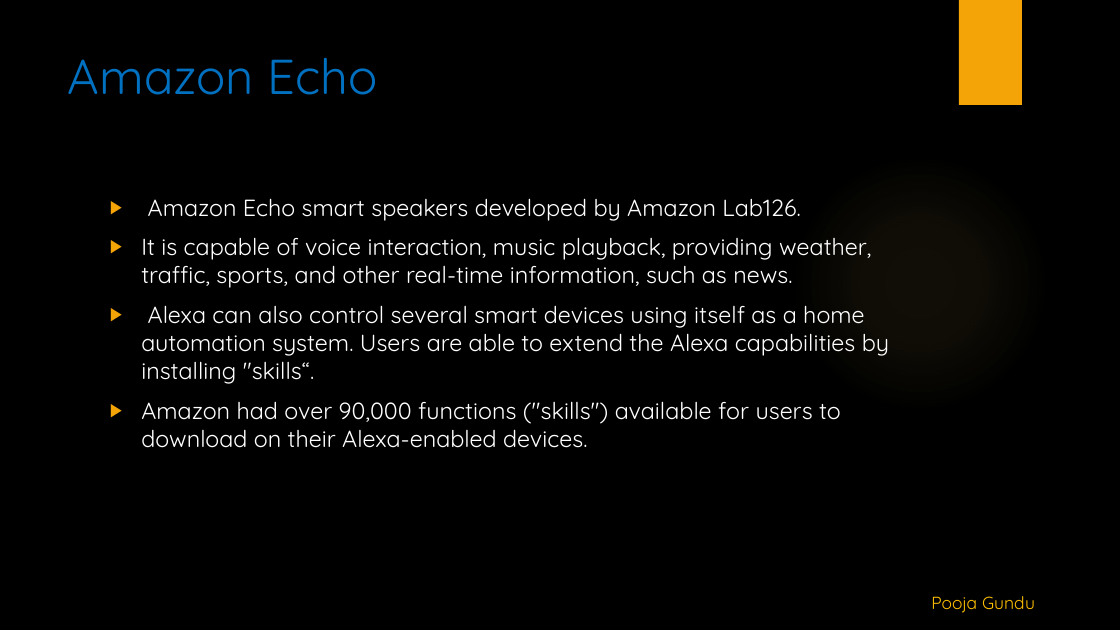
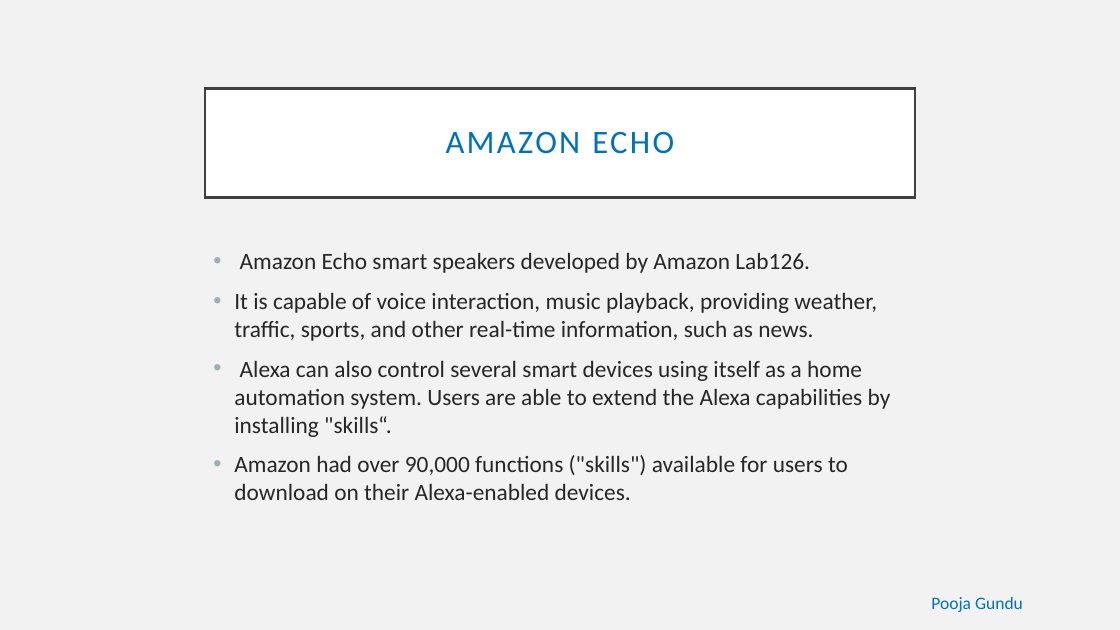
Before and after one commit to alekhyajaddu/alexa-project, a slide deck: slide 15 of Alexa ppt.pptx. Drawn at 1120x630 pixels with LibreOffice and Linux fonts; fonts in the diff are those of the drawing; background and template pictures are left out. Boxes give left, top, right and bottom in pixels: in the first picture for what was removed or moved away, otherwise in the second. Text is boxed around its words. In the diff, an @@ line names an element or a change of style, - is before the commit and + after.

```diff
--- a/Alexa ppt.pptx
+++ b/Alexa ppt.pptx
@@ background picture (left out) to #F2F2F2 @@
@@ rectangle removed at (959,0,1022,105) @@
@@ title "AMAZON ECHO": place and size @@
-title "AMAZON ECHO" at (68,58,378,95)
+title "AMAZON ECHO" at (205,88,915,197)
@@ title "AMAZON ECHO" at (205,88,915,197): vertical alignment top to middle; fill none to #FFFFFF; outline none to #404040 2.5 pt @@
@@ title at (446,131,674,154): text changed; size 42 to 28 pt; font Quicksand to Calibri @@
-Amazon Echo
+AMAZON ECHO
@@ ellipse removed at (791,154,1049,413) @@
@@ text "Amazon Echo smart speakers developed ...": place and size @@
-text "Amazon Echo smart speakers developed ..." at (141,198,889,448)
+text "Amazon Echo smart speakers developed ..." at (234,252,891,500)
@@ text "Amazon Echo smart speakers developed ..." at (234,252,891,500): font Quicksand to Calibri, text colour #FFFFFF to #262626; bullet ▶ to •; bullet colour #F5A408 to #9BAFB5 @@
@@ text "Pooja Gundu" at (931,597,1023,612): font Quicksand to Calibri, text colour #FFC000 to #0070C0 @@
```
Also in this commit, not shown: 18 other slides changed.
